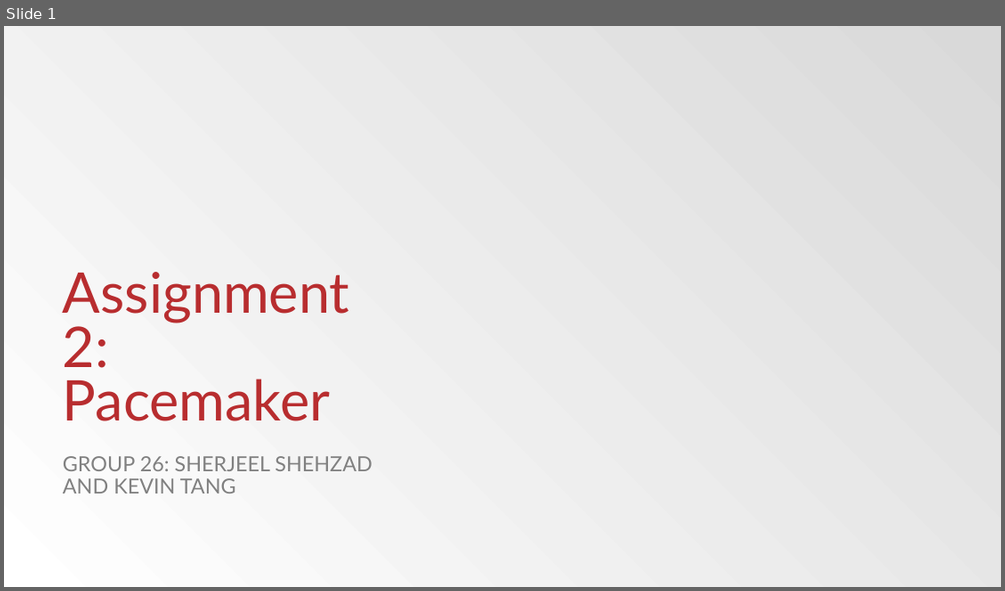
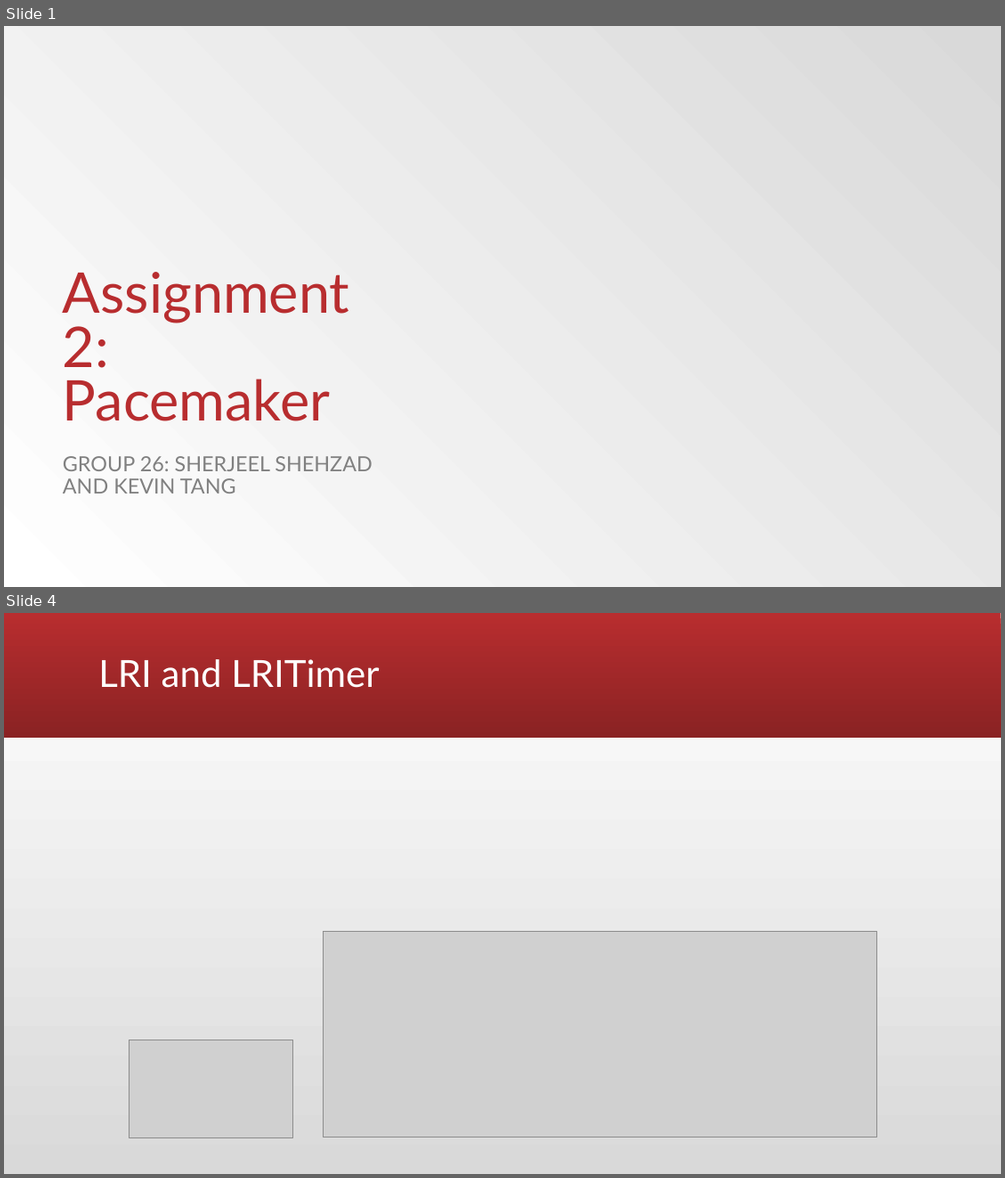
Before and after one commit to sherjeelshehzad/pacemaker, a slide deck: Assignment 2.pptx. Shown one above the other, each under a label of ours: slide 1 before the commit, slides 1 and 4 after it; the slides between them are not shown. The pictures are 1005x591 and 1005x1178 pixels, drawn with LibreOffice and Linux fonts; fonts in the diff are those of the drawing; grey boxes stand for pictures; background and template pictures are left out. Boxes give left, top, right and bottom in pixels: in the first picture for what was removed or moved away, otherwise in the second. Text is boxed around its words. In the diff, an @@ line names an element or a change of style, - is before the commit and + after.

```diff
--- a/Assignment 2.pptx
+++ b/Assignment 2.pptx
@@ slide 4 added at <box>4,613,1001,1174</box>, background gradient #D9D9D9 to #FFFFFF @@
@@ rectangle added at <box>4,613,1001,738</box>, fill gradient #B82D2F to #8A2223 @@
@@ title added at <box>98,659,379,688</box>, 36 pt, text #FFFFFF @@
+LRI and LRITimer
@@ picture added at <box>324,932,877,1137</box> @@
@@ picture added at <box>129,1040,293,1137</box> @@
```
Also in this commit, not shown: 1 slide changed, 6 other slides added, 9 slides removed.
